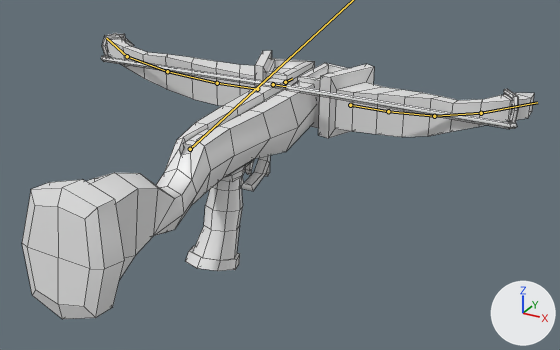
Before and after pictures for a commit that changed the FBX model blendFiles/Chara/FBX/SMSH_RIG_Crossbow.fbx.
One viewpoint serves both versions: a camera (50 mm lens) standing at (0.498, -0.807, 0.351) and looking at (0.065, -0.019, -0.043). Arrows for +X, +Y and +Z are at lower right; the lights stay in place. The picture after the commit comes second. The bones that bend it are drawn over the model as lines. Mesh edges are drawn as thin lines.

Names of what the first picture shows: 'Mesh_Arbalete'.
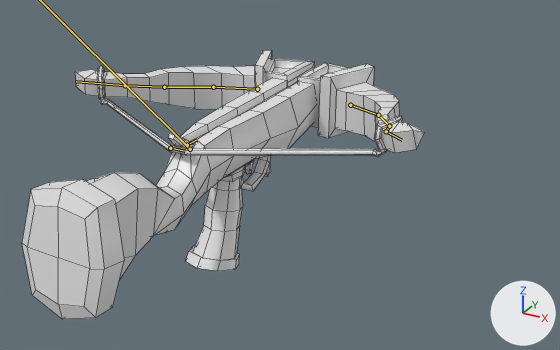
The newer file adds an action. The first version stands in its rest pose; the second is drawn at frame 1 of the action 'Rig_Arbalete|crssbw_shootAndReload'.

Where the change shows, as pixel boxes [x1, y1, x2, y2] in the pictures (560 x 350 px):
'Mesh_Arbalete', posed (21% narrower)
    before: [22, 33, 535, 319]
    after: [22, 50, 425, 319]
bone 'Rope', root to tip
    before: (273, 84) to (286, 86)
    after: (170, 148) to (185, 151)
bone 'L_Side.1', root to tip
    before: (257, 89) to (217, 83)
    after: (257, 89) to (213, 87)
bone 'L_Side.2', root to tip
    before: (217, 83) to (167, 71)
    after: (213, 87) to (164, 87)
bone 'L_Side.3', root to tip
    before: (167, 71) to (127, 56)
    after: (164, 87) to (125, 85)
bone 'L_Side.4', root to tip
    before: (127, 56) to (106, 38)
    after: (125, 85) to (76, 81)
bone 'R_Side.1', root to tip
    before: (350, 105) to (388, 111)
    after: (350, 105) to (378, 115)
bone 'R_Side.2', root to tip
    before: (388, 111) to (434, 116)
    after: (378, 115) to (389, 126)
bone 'R_Side.3', root to tip
    before: (434, 116) to (481, 113)
    after: (389, 126) to (386, 131)
bone 'R_Side.4', root to tip
    before: (481, 113) to (537, 102)
    after: (386, 131) to (402, 140)

The edits, one by one:
Bone 'Rope' (bone_rope) moves from (0.0, 0.0, 0.0) to (0.24, -0.002, -0.011).
Bone 'L_Side.1' (bone_l_side_1) turns from (0, 0, 0) to (0, 0, 19) degrees about its own x, y and z.
Bone 'L_Side.2' (bone_l_side_2) turns from (0, 0, 0) to (0, 0, 19) degrees about its own x, y and z.
Bone 'L_Side.3' (bone_l_side_3) turns from (0, 0, 0) to (0, 0, 19) degrees about its own x, y and z.
Bone 'L_Side.4' (bone_l_side_4) turns from (0, 0, 0) to (0, 0, 19) degrees about its own x, y and z.
Bone 'Trigger' (bone_trigger) turns from (0, 0, 0) to (130, 0, 0) degrees about its own x, y and z.
Bone 'R_Side.1' (bone_r_side_1) turns from (0, 0, 0) to (0, 0, -19) degrees about its own x, y and z.
Bone 'R_Side.2' (bone_r_side_2) turns from (0, 0, 0) to (0, 0, -19) degrees about its own x, y and z.
Bone 'R_Side.3' (bone_r_side_3) turns from (0, 0, 0) to (0, 0, -19) degrees about its own x, y and z.
Bone 'R_Side.4' (bone_r_side_4) turns from (0, 0, 0) to (0, 0, -19) degrees about its own x, y and z.
